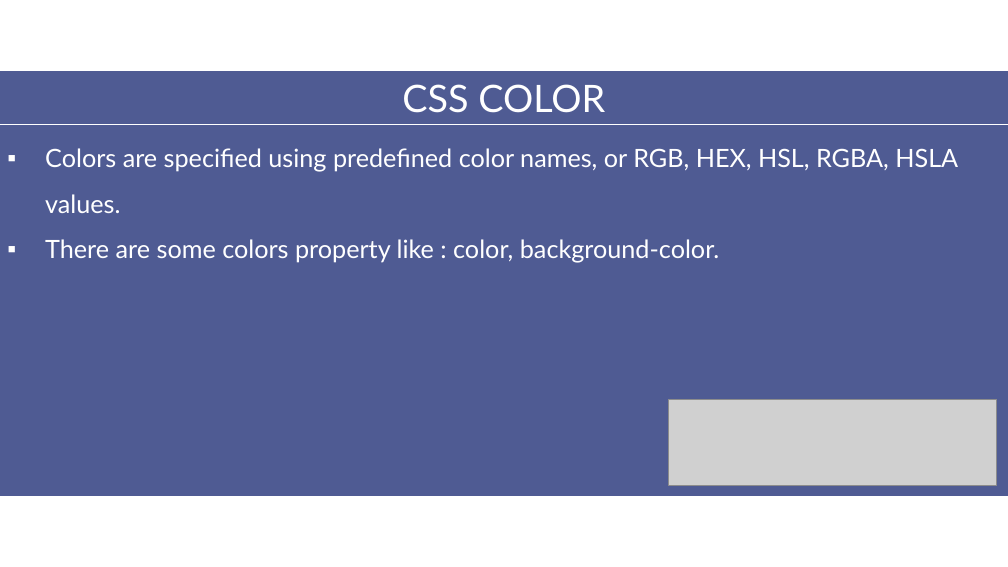
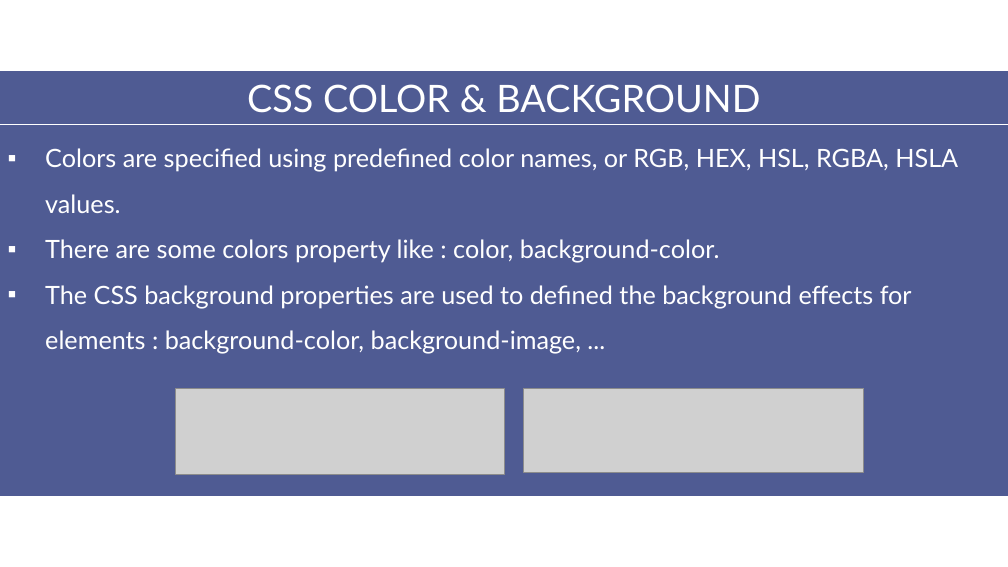
Before and after one commit to aptech-php/aptech-php-course, a slide deck: slide 6 of HTML-CSS-JS/slides/3-CSS.pptx. Drawn at 1008x567 pixels with LibreOffice and Linux fonts; fonts in the diff are those of the drawing; grey boxes stand for pictures. Boxes give left, top, right and bottom in pixels: in the first picture for what was removed or moved away, otherwise in the second. Text is boxed around its words. In the diff, an @@ line names an element or a change of style, - is before the commit and + after.

Commit message:
add css slides

```diff
--- a/HTML-CSS-JS/slides/3-CSS.pptx
+++ b/HTML-CSS-JS/slides/3-CSS.pptx
@@ text at [247, 84, 760, 113]: text changed @@
-CSS COLOR
+CSS COLOR & BACKGROUND
@@ text at [45, 285, 912, 354]: paragraph added @@
+▪ The CSS background properties are used to defined the background effects for elements : background-color, background-image, ...
@@ picture: place and size @@
-picture at [668, 400, 997, 486]
+picture at [176, 389, 504, 475]
@@ picture added at [524, 388, 864, 472] @@
```
Also in this commit, not shown: 1 slide added, 2 other files.
